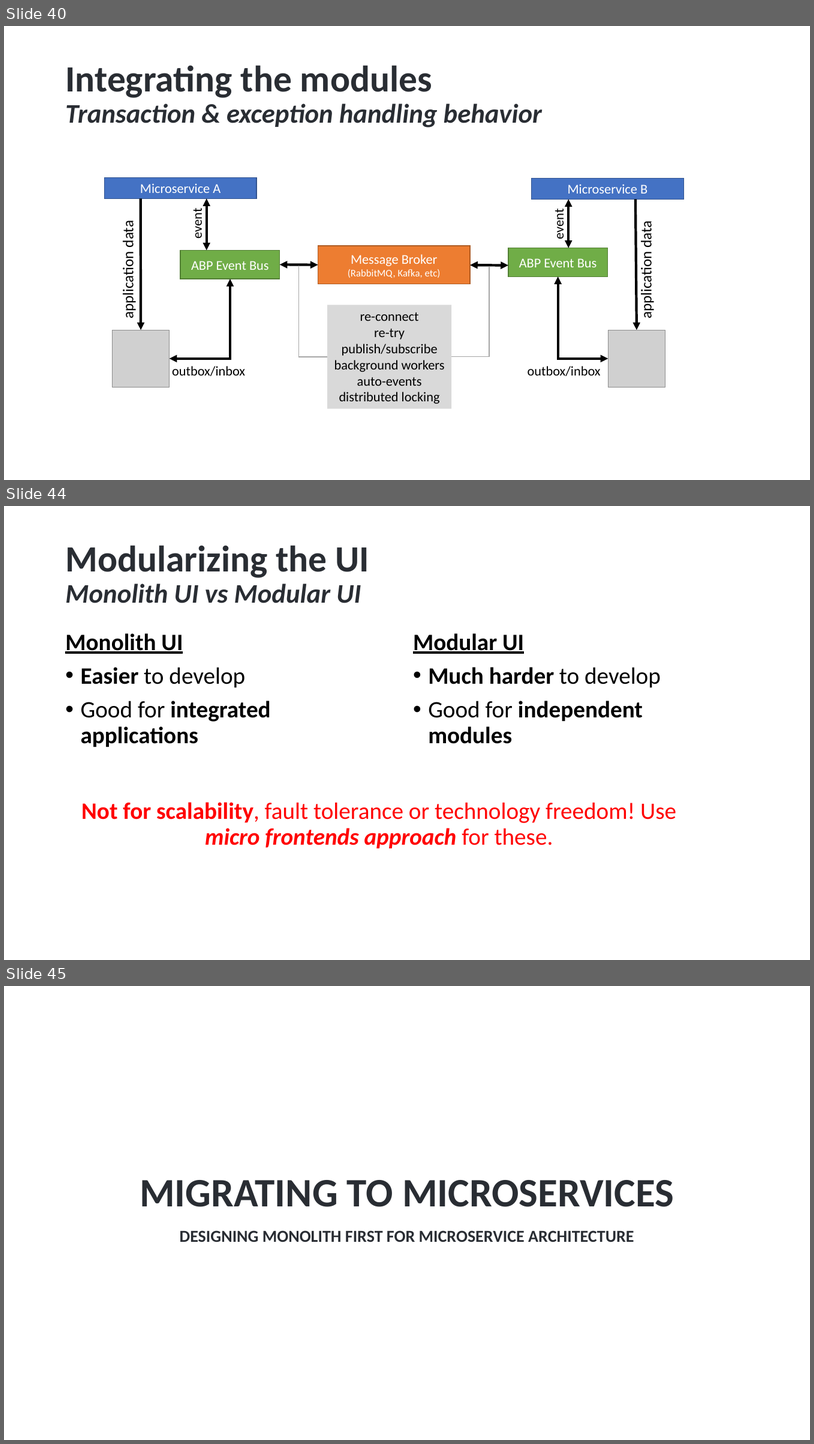
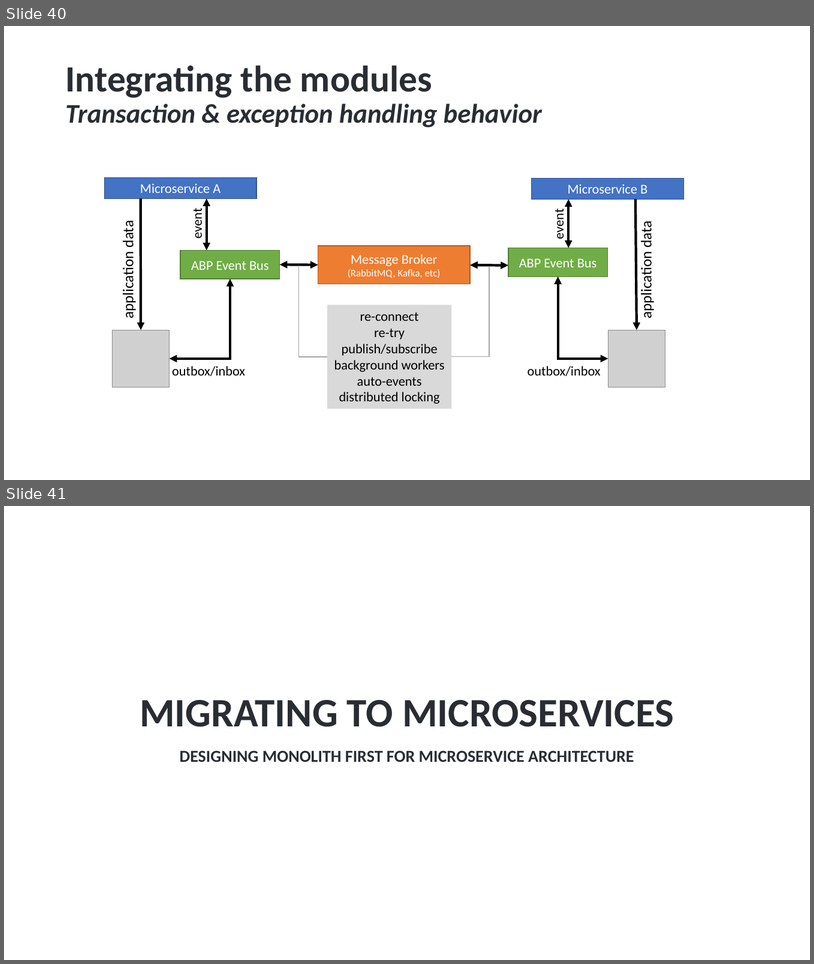
Before and after one commit to hikalkan/presentations, a slide deck: 2024-05-09 Designing Monolith First for Microservice Architecture/Monolith First Presentation.pptx. Shown one above the other, each under a label of ours: slides 40, 44 and 45 before the commit, slides 40 and 41 after it; the slides between them are not shown. The pictures are 814x1444 and 814x964 pixels, drawn with LibreOffice and Linux fonts; fonts in the diff are those of the drawing; grey boxes stand for pictures; background and template pictures are left out. Boxes give left, top, right and bottom in pixels: in the first picture for what was removed or moved away, otherwise in the second. Text is boxed around its words. In the diff, an @@ line names an element or a change of style, - is before the commit and + after.

```diff
--- a/2024-05-09 Designing Monolith First for Microservice Architecture/Monolith First Presentation.pptx
+++ b/2024-05-09 Designing Monolith First for Microservice Architecture/Monolith First Presentation.pptx
@@ slide 44 removed at <box>4,506,810,960</box>, background picture (left out) @@
@@ title removed at <box>65,545,370,603</box> @@
-Modularizing the UI
-Monolith UI vs Modular UI
@@ text removed at <box>65,633,270,747</box> @@
-Monolith UI
-• Easier to develop
-• Good for integrated applications
@@ text removed at <box>413,633,661,744</box> @@
-Modular UI
-• Much harder to develop
-• Good for independent modules
@@ text removed at <box>81,802,677,848</box> @@
-Not for scalability, fault tolerance or technology freedom! Use micro frontends approach for these.
@@ what was slide 45 is now slide 41 @@
```
Also in this commit, not shown: 2 slides changed, 4 other slides removed.
